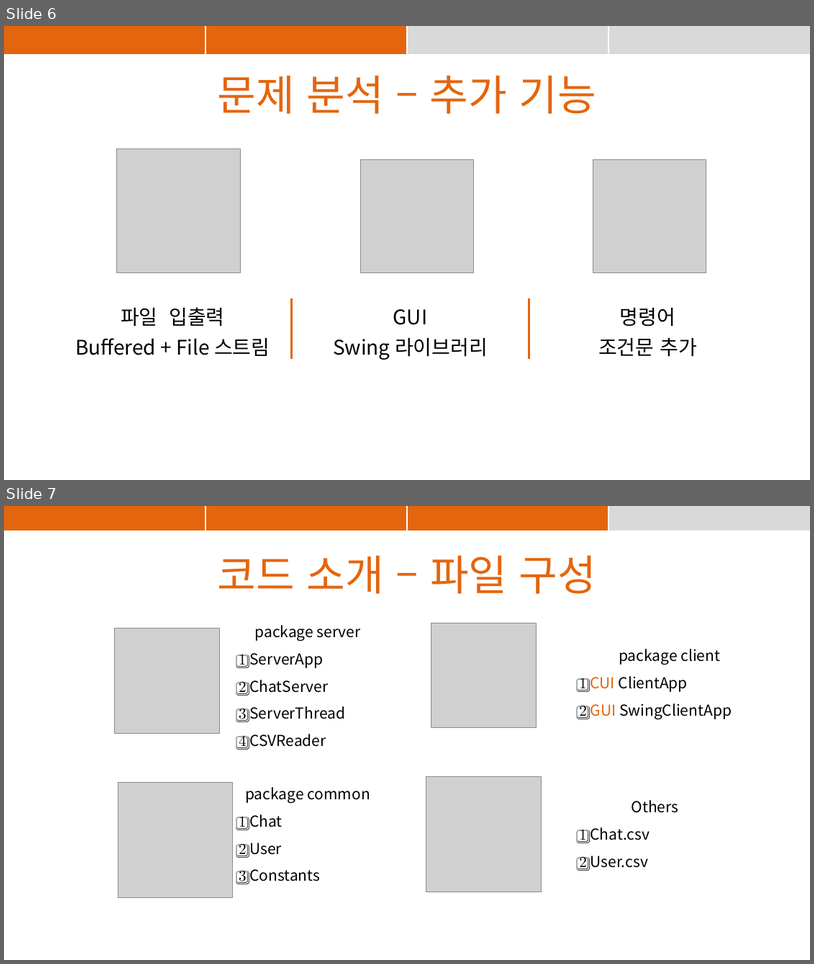
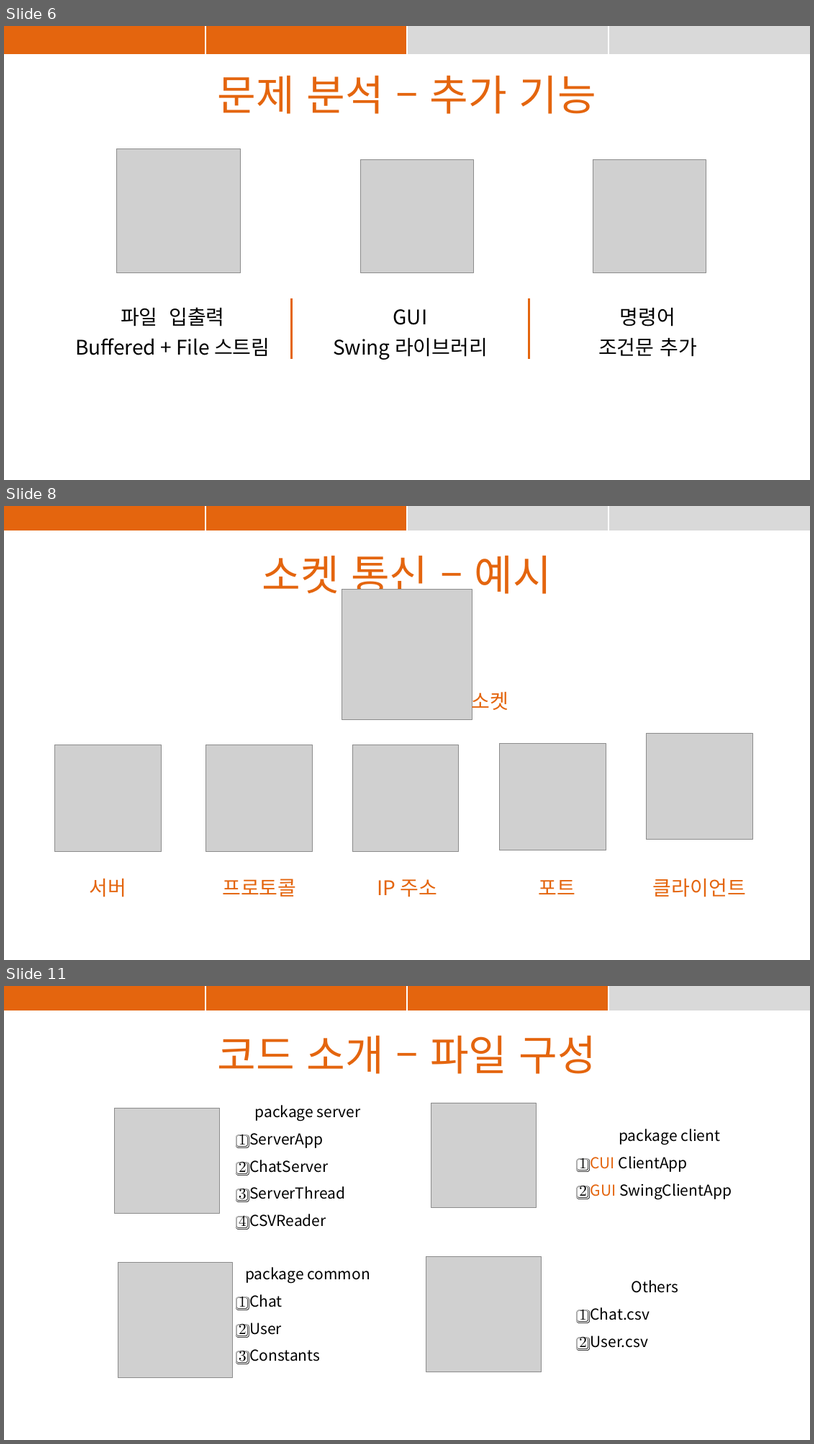
Before and after one commit to suyons/strangechat, a slide deck: StrangeChat_PPT.pptx. Shown one above the other, each under a label of ours: slides 6 and 7 before the commit, slides 6, 8 and 11 after it; the slides between them are not shown. The pictures are 814x964 and 814x1444 pixels, drawn with LibreOffice and Linux fonts; fonts in the diff are those of the drawing; grey boxes stand for pictures. Boxes give left, top, right and bottom in pixels: in the first picture for what was removed or moved away, otherwise in the second. Text is boxed around its words. In the diff, an @@ line names an element or a change of style, - is before the commit and + after.

```diff
--- a/StrangeChat_PPT.pptx
+++ b/StrangeChat_PPT.pptx
@@ slide 8 added at box(4, 506, 810, 960), background #FFFFFF @@
@@ table added at box(4, 506, 810, 530), 1 rows, 4 columns @@
+ |  |  | 
@@ text added at box(262, 555, 552, 601), 50 pt, text #E4650E @@
+소켓 통신 – 예시
@@ picture added at box(342, 590, 472, 720) @@
@@ text added at box(471, 688, 509, 714), 24 pt, text #E4650E @@
+소켓
@@ picture added at box(499, 743, 606, 849) @@
@@ picture added at box(646, 733, 753, 839) @@
@@ picture added at box(55, 744, 161, 851) @@
@@ picture added at box(206, 744, 313, 851) @@
@@ picture added at box(352, 744, 459, 851) @@
@@ text added at box(90, 878, 127, 897), 24 pt, text #E4650E @@
+서버
@@ text added at box(222, 878, 296, 896), 24 pt, text #E4650E @@
+프로토콜
@@ text added at box(377, 879, 437, 896), 24 pt, text #E4650E @@
+IP 주소
@@ text added at box(538, 880, 576, 894), 24 pt, text #E4650E @@
+포트
@@ text added at box(653, 878, 746, 897), 24 pt, text #E4650E @@
+클라이언트
@@ what was slide 7 is now slide 11 @@
```
Also in this commit, not shown: 35 other slides added, 1 other file.
